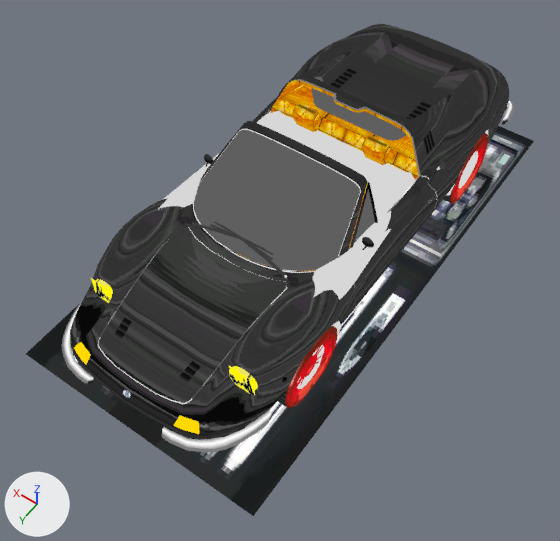
One commit to the glTF model site/public/outrun-2006-xbox/objects/plcar-dino.glb: the scene before it, then after it.
Rendered twice from a camera (50 mm lens) standing at (-2.23, 3.48, 4.9) and looking at (-0.09, 0.48, 0.19). The axes (+X, +Y, +Z) are drawn at lower left. The lights are the same throughout. The older version comes first. Vertices at exactly the same position are counted once.

Objects in the first picture: 'plcar-dino'.
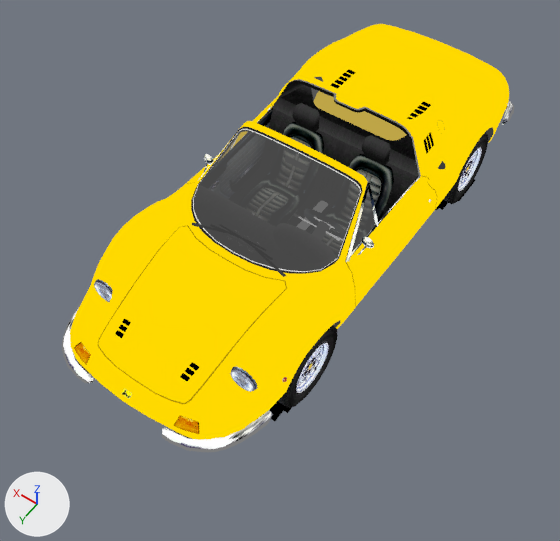
Pixel boxes (x1, y1, x2, y2) of what changed, in the pictures (560 x 541 px):
'plcar-dino', surface changed, reshaped (grey to yellow): before (26, 24, 534, 516); after (62, 24, 514, 452)
part 1 of me_plcar_dino, deleted: before (91, 111, 488, 404)
part 2 of me_plcar_dino, cut back: before (91, 225, 354, 415); after (121, 157, 387, 305)
part 3 of me_plcar_dino, recoloured (orange to black): before (280, 80, 415, 184); after (280, 80, 415, 217)
part 4 of me_plcar_dino, recoloured: after (283, 122, 394, 222)
part 5 of me_plcar_dino, recoloured: after (258, 109, 273, 128)
part 6 of me_plcar_dino, recoloured: (63, 101, 512, 449) in both
part 7 of me_plcar_dino, recoloured: (123, 390, 131, 398) in both
part 8 of me_plcar_dino, recoloured: before (26, 126, 534, 516); after (256, 179, 476, 421)
part 9 of me_plcar_dino, recoloured: before (113, 117, 437, 316); after (98, 176, 437, 343)
part 10 of me_plcar_dino, recoloured: (96, 279, 257, 390) in both
part 11 of me_plcar_dino, recoloured: (115, 69, 434, 381) in both
part 12 of me_plcar_dino, recoloured: (285, 133, 488, 408) in both
part 13 of me_plcar_dino, recoloured: (278, 133, 485, 406) in both
part 14 of me_plcar_dino, recoloured (black to yellow): (70, 24, 509, 440) in both
part 15 of me_plcar_dino, recoloured: before (257, 130, 361, 185); after (257, 130, 361, 270)

Diff of the bpy script that builds the scene:
```diff
--- a/site/public/outrun-2006-xbox/objects/plcar-dino.glb.py
+++ b/site/public/outrun-2006-xbox/objects/plcar-dino.glb.py
@@ mat_wire_003 @@
 n4 = _N.new('ShaderNodeOutputMaterial'); n4.name = 'Material Output'
+n5 = _N.new('ShaderNodeMixShader'); n5.name = 'Mix Shader.001'
+n5.inputs[0].default_value = 0.549  # 'Factor'
 _L.new(n1.outputs[0], n3.inputs[0])  # 'Is Camera Ray' to 'Factor'
@@ mat_wire_003 @@
 n3 = _N.new('ShaderNodeMixShader'); n3.name = 'Mix Shader'
 n2 = _N.new('ShaderNodeBsdfTransparent'); n2.name = 'Transparent BSDF'
 _L.new(n0.outputs[0], n3.inputs[2])  # 'Emission' to 'Shader'
-_L.new(n3.outputs[0], n4.inputs[0])  # 'Shader' to 'Surface'
+_L.new(n2.outputs[0], n5.inputs[1])  # 'BSDF' to 'Shader'
+_L.new(n3.outputs[0], n5.inputs[2])  # 'Shader' to 'Shader'
+_L.new(n5.outputs[0], n4.inputs[0])  # 'Shader' to 'Surface'
@@ mat_tex_024 @@
+mat_tex_024 = bpy.data.materials.new('tex.024')
+# uses the picture img_image_24
@@ me_plcar_dino @@
-me_plcar_dino.from_pydata(...)  # 7340 vertices, 12562 faces; spans x -1.04..1.04, y -2.17..2.11, z -0.02..1.12
+me_plcar_dino.from_pydata(...)  # 5812 vertices, 9754 faces; spans x -1.04..1.04, y -2.17..2.11, z -0.02..1.12
+# me_plcar_dino part 1: 18 loose pieces with 290 vertices, spanning x -0.81..0.81, y -2.07..2.03, z 0.0..0.84, are deleted
+# me_plcar_dino part 2: 7 vertices moved within x -0.73..0.73, y 0.53..1.46, z 0.68..0.77; 1238 vertices removed from x -0.82..0.47, y 0.48..1.96, z 0.51..0.81
+# me_plcar_dino part 3: 616 faces spanning x -0.7..0.7, y -1.94..0.96, z 0.13..1.12 switch from mat_tex_005 to mat_tex_023
+# me_plcar_dino part 4: 300 faces spanning x -0.53..0.53, y -0.47..0.24, z 0.22..0.74 switch from mat_tex_006 to mat_tex_002
+# me_plcar_dino part 5: 9 faces spanning x -0.74..0.74, y -0.5..0.59, z 0.21..0.76 switch from mat_tex_011 to mat_tex_033
+# me_plcar_dino part 6: 834 faces spanning x -0.84..0.84, y -2.16..2.1, z 0.32..1.06 switch from mat_tex_013 to mat_tex_001
+# me_plcar_dino part 7: 2 faces spanning x -0.03..0.03, y 2.03..2.07, z 0.46..0.48 switch from mat_tex_015 to mat_tex_022
+# me_plcar_dino part 8: 32 faces spanning x -1.04..1.04, y -2.17..2.1, z 0.05 switch from mat_tex_017 to mat_tex_008
+# me_plcar_dino part 9: 149 faces spanning x -0.84..0.84, y -0.56..1.9, z 0.21..0.76 switch from mat_tex_018 to mat_tex_026
+# me_plcar_dino part 10: 74 faces spanning x -0.7..0.7, y 1.57..1.6, z 0.5..0.7 switch from mat_tex_022 to mat_tex_015
+# me_plcar_dino part 11: 12 faces spanning x -0.64..0.64, y -1.18..1.81, z 0.58..0.95 switch from mat_tex_023 to mat_tex_011
+# me_plcar_dino part 12: 2120 faces spanning x -0.82..0.82, y -1.56..1.43, z -0.02..0.63 switch from mat_tex_025 to mat_tex_003
+# me_plcar_dino part 13: 160 faces spanning x -0.81..0.81, y -1.56..1.43, z -0.02..0.63 switch from mat_tex_030 to mat_tex_012
+# me_plcar_dino part 14: 2485 faces spanning x -0.85..0.85, y -2.1..2.09, z 0.17..1.11 switch from mat_tex_031 to mat_tex
+# me_plcar_dino part 15: 4 faces spanning x -0.62..0.39, y 0.1..0.67, z 0.74..1.1 switch from mat_tex_034 to mat_tex_013
+# other edits to the shape of me_plcar_dino do not show in these pictures
 me_plcar_dino.materials.append(mat_tex_004)
@@ me_plcar_dino @@
 me_plcar_dino.materials.append(mat_tex_032)
-me_plcar_dino.materials.append(mat_tex_035)
-me_plcar_dino.materials.append(mat_tex_036)
-me_plcar_dino.materials.append(mat_tex_037)
-me_plcar_dino.materials.append(mat_tex_038)
 me_plcar_dino.materials.append(mat_wire)
@@ me_plcar_dino @@
 me_plcar_dino.materials.append(mat_wire_003)
-me_plcar_dino.materials.append(mat_wire_004)
-me_plcar_dino.materials.append(mat_wire_005)
+me_plcar_dino.materials.append(mat_tex_024)
```
